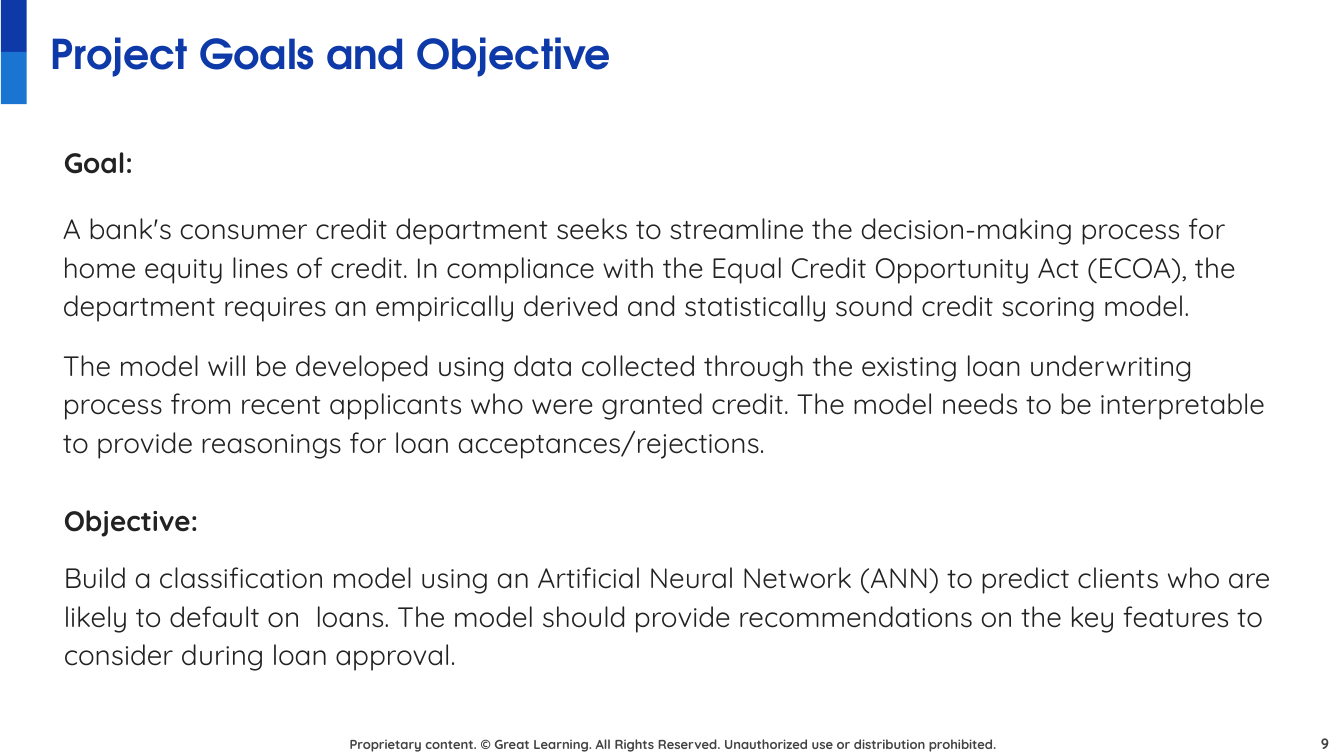
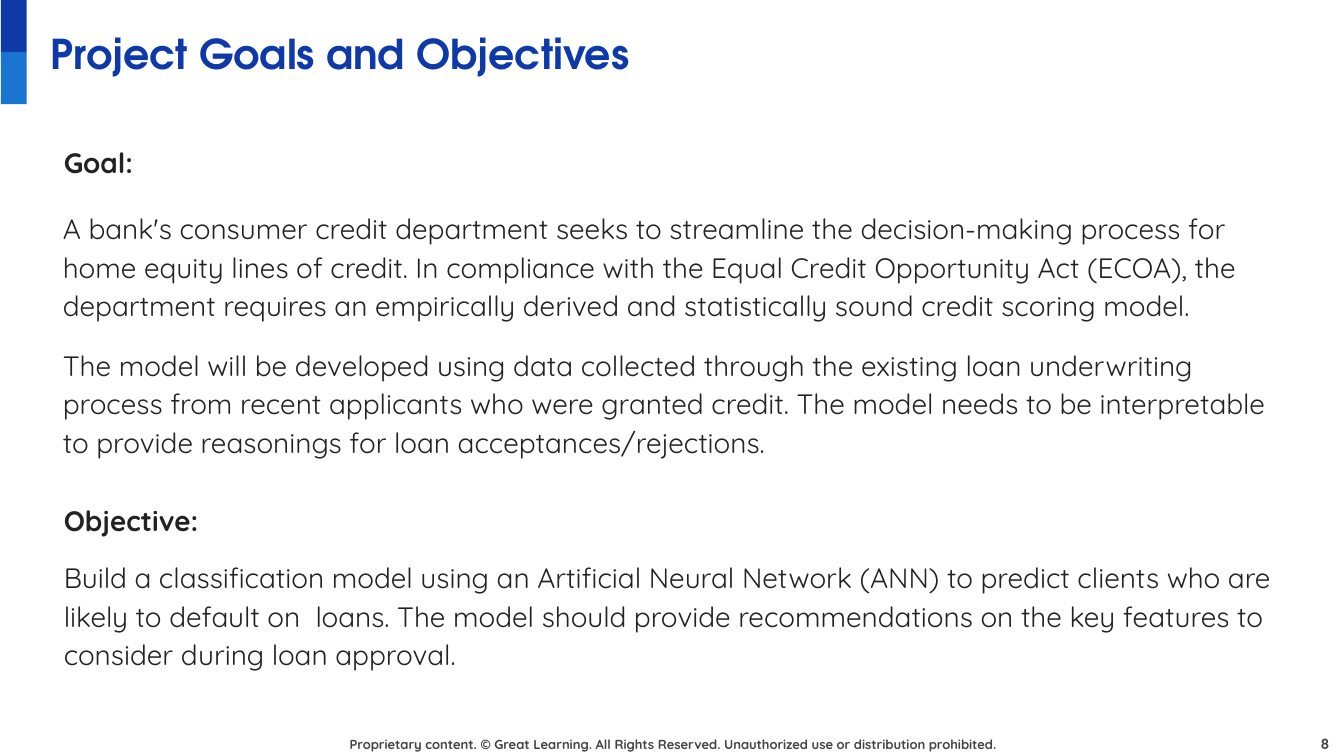
Before and after one commit to juanbucz/GreatLearning-TermProjects, a slide deck: slide 8 of Neural Networks - Loan Default/Loan Default Prediction Presentation - Business Interpretation - John Buczkowski.pptx (slide 9 before the commit). Drawn at 1344x756 pixels with LibreOffice and Linux fonts; fonts in the diff are those of the drawing; background and template pictures are left out. Boxes give left, top, right and bottom in pixels: in the first picture for what was removed or moved away, otherwise in the second. Text is boxed around its words. In the diff, an @@ line names an element or a change of style, - is before the commit and + after.

```diff
--- a/Neural Networks - Loan Default/Loan Default Prediction Presentation - Business Interpretation - John Buczkowski.pptx
+++ b/Neural Networks - Loan Default/Loan Default Prediction Presentation - Business Interpretation - John Buczkowski.pptx
@@ title at [51, 37, 630, 77]: text changed @@
-Project Goals and Objective
+Project Goals and Objectives
@@ page number at [1321, 738, 1330, 749]: text changed @@
-9
+8
```
Also in this commit, not shown: 18 other slides changed, 11 slides added, 1 slide removed, 2 other files.
